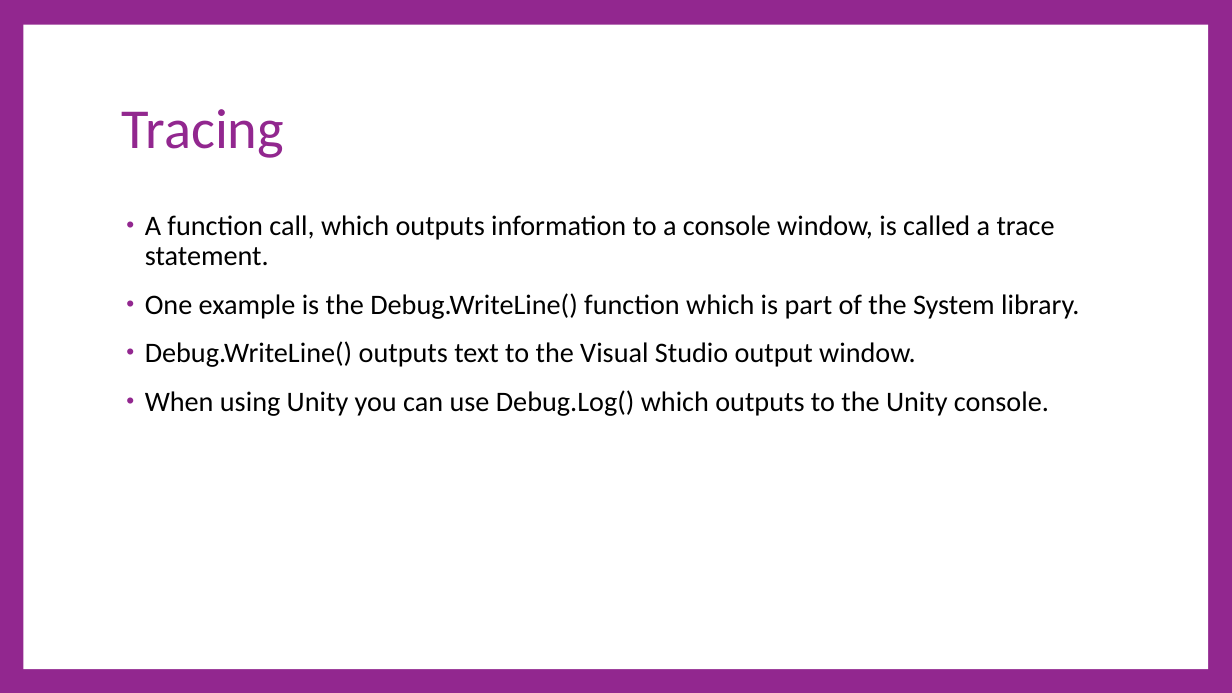
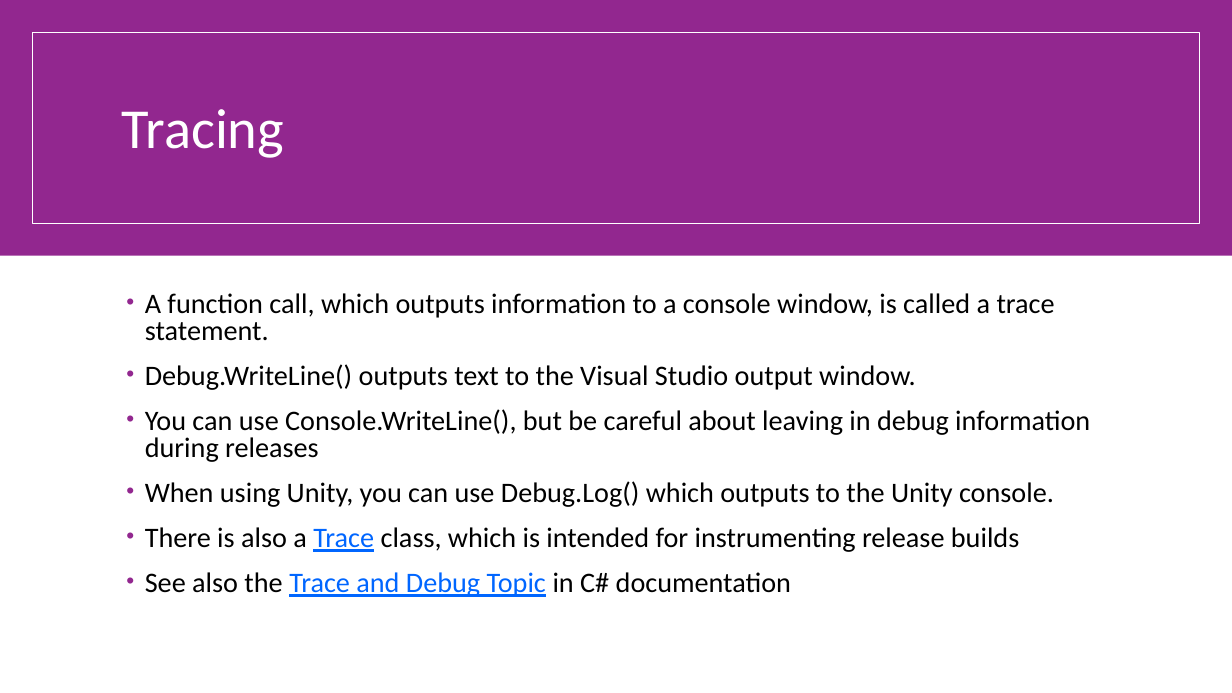
Before and after one commit to cdiggins/cs321, a slide deck: slide 8 of class-notes/cs321-winter-2023-lecture-6-debugging.pptx (slide 5 before the commit). Drawn at 1232x693 pixels with LibreOffice and Linux fonts; fonts in the diff are those of the drawing. Boxes give left, top, right and bottom in pixels: in the first picture for what was removed or moved away, otherwise in the second. Text is boxed around its words. In the diff, an @@ line names an element or a change of style, - is before the commit and + after.

```diff
--- a/class-notes/cs321-winter-2023-lecture-6-debugging.pptx
+++ b/class-notes/cs321-winter-2023-lecture-6-debugging.pptx
@@ background #92278F to #FFFFFF @@
@@ rectangle added at [0, 0, 1232, 693], fill #92278F @@
@@ rectangle removed at [23, 25, 1208, 669] @@
@@ rectangle added at [33, 33, 1199, 223], outline #FFFFFF 1 pt @@
@@ title "Tracing" at [122, 109, 284, 158]: text colour #92278F to #FFFFFF @@
@@ rectangle added at [0, 256, 1232, 693], fill #FFFFFF @@
@@ text "A function call, which outputs ...": place and size @@
-text "A function call, which outputs ..." at [145, 215, 1080, 416]
+text "A function call, which outputs ..." at [145, 293, 1090, 597]
@@ text at [145, 293, 1080, 319]: paragraph removed @@
-• One example is the Debug.WriteLine() function which is part of the System library.
@@ text at [145, 293, 1055, 390]: line spacing 0.9 to 0.8 @@
@@ text at [145, 409, 1090, 597]: text changed @@
-• When using Unity you can use Debug.Log() which outputs to the Unity console.
+• You can use Console.WriteLine(), but be careful about leaving in debug information during releases
+• When using Unity, you can use Debug.Log() which outputs to the Unity console.
+• There is also a Trace class, which is intended for instrumenting release builds
+• See also the Trace and Debug Topic in C# documentation
```
Also in this commit, not shown: 5 other slides changed, 11 slides added, 16 other files.
